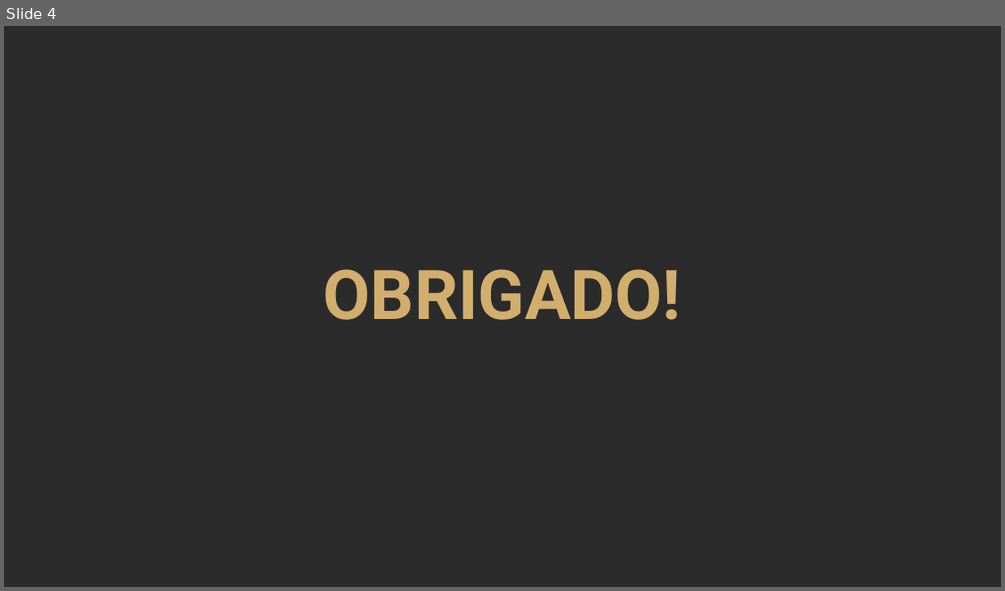
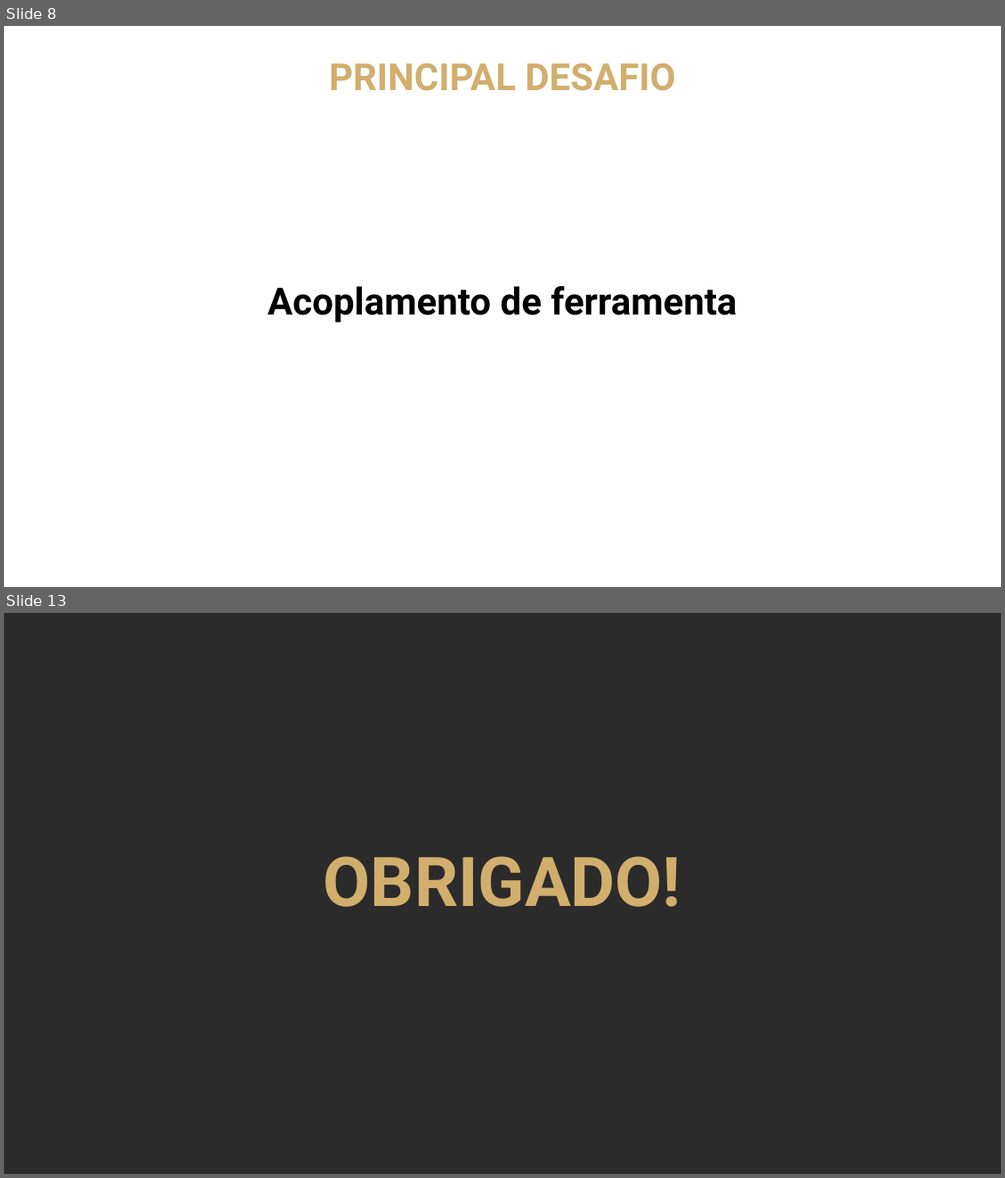
Before and after one commit to MicaelCosta/Observability, a slide deck: infra/template_apresentacao_autoware.pptx. Shown one above the other, each under a label of ours: slide 4 before the commit, slides 8 and 13 after it; the slides between them are not shown. The pictures are 1005x591 and 1005x1178 pixels, drawn with LibreOffice and Linux fonts; fonts in the diff are those of the drawing; background and template pictures are left out; a plain dark background stands for a picture behind light text. Boxes give left, top, right and bottom in pixels: in the first picture for what was removed or moved away, otherwise in the second. Text is boxed around its words. In the diff, an @@ line names an element or a change of style, - is before the commit and + after.

```diff
--- a/infra/template_apresentacao_autoware.pptx
+++ b/infra/template_apresentacao_autoware.pptx
@@ slide 8 added at (4,26,1001,587), background picture (left out) @@
@@ text added at (329,63,675,91), 36 pt, text #D2AE6D, bold @@
+PRINCIPAL DESAFIO
@@ text added at (267,286,736,322), 36 pt, text #000000, bold @@
+Acoplamento de ferramenta
@@ what was slide 4 is now slide 13 @@
```
Also in this commit, not shown: 1 slide changed, 10 other slides added, 2 slides removed, 1 other file.
